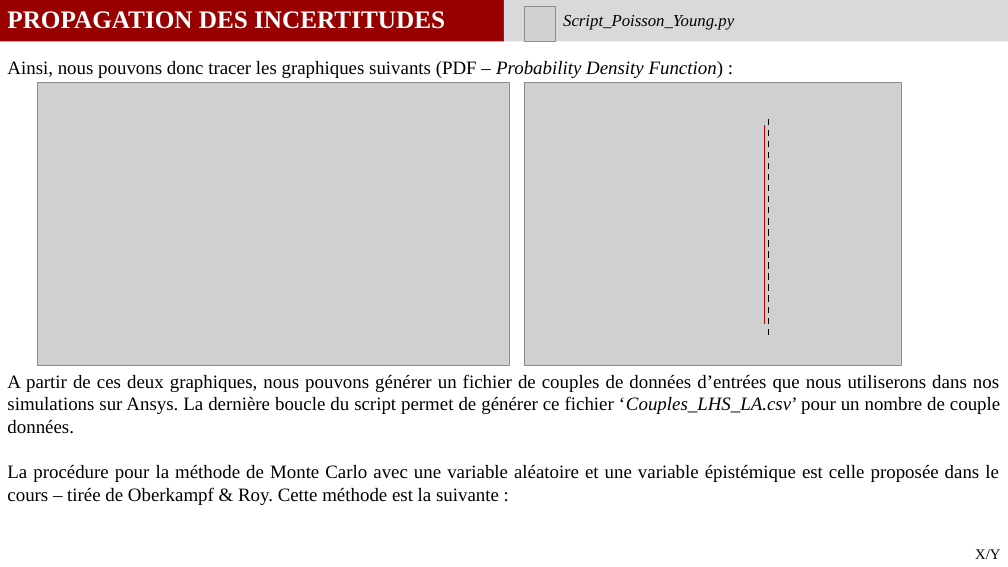
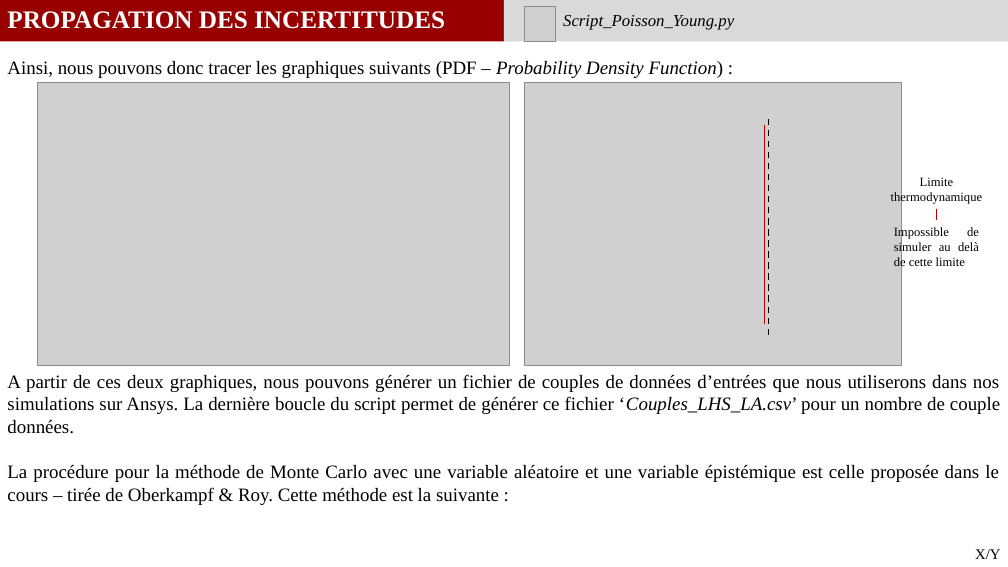
Before and after one commit to GauthierBRUNEL/MEC8211_projet, a slide deck: slide 14 of 03_Rapport/Rapport_Projet.pptx. Drawn at 1008x567 pixels with LibreOffice and Linux fonts; fonts in the diff are those of the drawing; grey boxes stand for pictures. Boxes give left, top, right and bottom in pixels: in the first picture for what was removed or moved away, otherwise in the second. Text is boxed around its words. In the diff, an @@ line names an element or a change of style, - is before the commit and + after.

```diff
--- a/03_Rapport/Rapport_Projet.pptx
+++ b/03_Rapport/Rapport_Projet.pptx
@@ text added at (x1=891, y1=177, x2=982, y2=205), 12 pt, text #000000 @@
+Limite thermodynamique
@@ line added from (937, 209) to (937, 220), #C00000 1.5 pt @@
@@ text added at (x1=894, y1=226, x2=979, y2=269), 12 pt, text #000000 @@
+Impossible de simuler au delà de cette limite
```
Also in this commit, not shown: 3 other slides changed, 1 slide removed, 21 other files.
